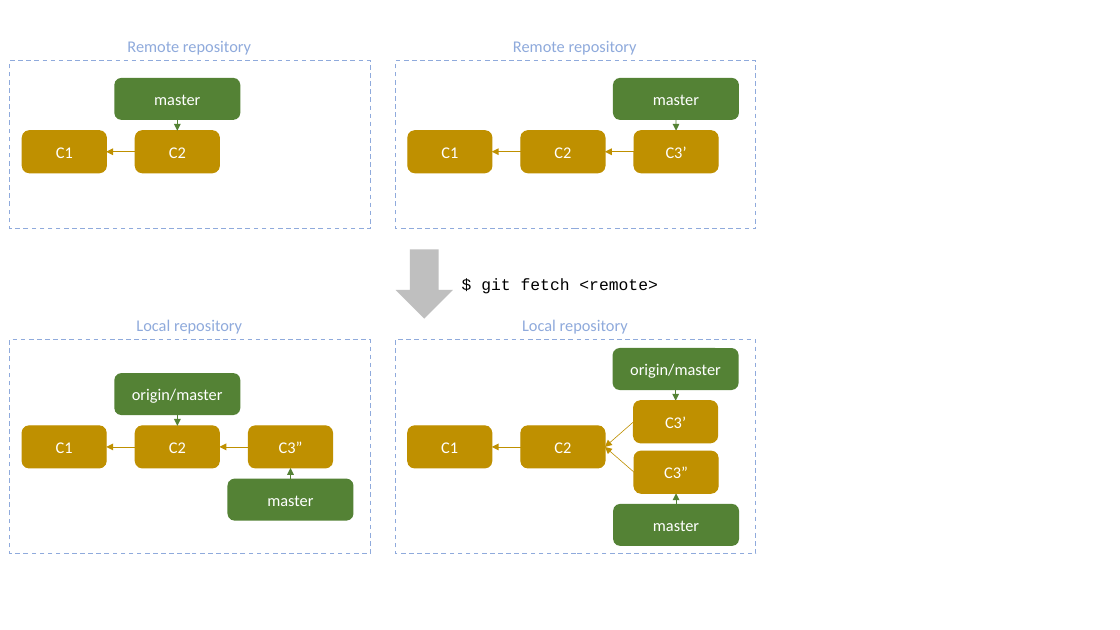
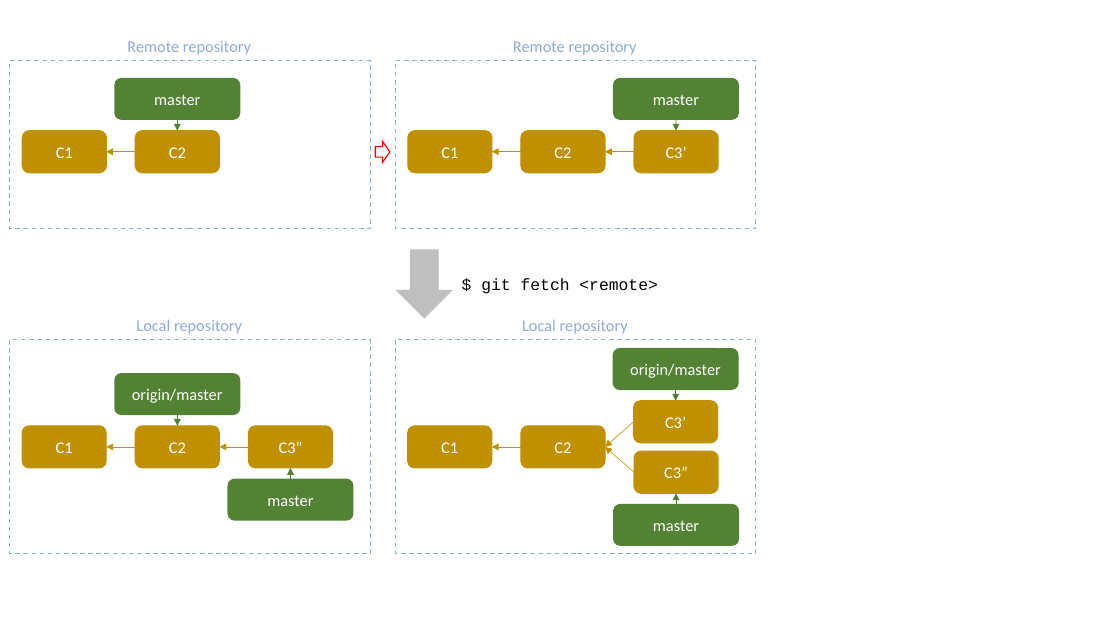
Before and after one commit to K1-ZR/practice-git, a slide deck: slide 5 of images/images.pptx. Drawn at 1120x630 pixels with LibreOffice and Linux fonts; fonts in the diff are those of the drawing. Boxes give left, top, right and bottom in pixels: in the first picture for what was removed or moved away, otherwise in the second. Text is boxed around its words. In the diff, an @@ line names an element or a change of style, - is before the commit and + after.

```diff
--- a/images/images.pptx
+++ b/images/images.pptx
@@ right arrow added at (x1=376, y1=141, x2=390, y2=162), outline #FF0000 1 pt @@
```
Also in this commit, not shown: 1 other slide changed, 3 other files.
